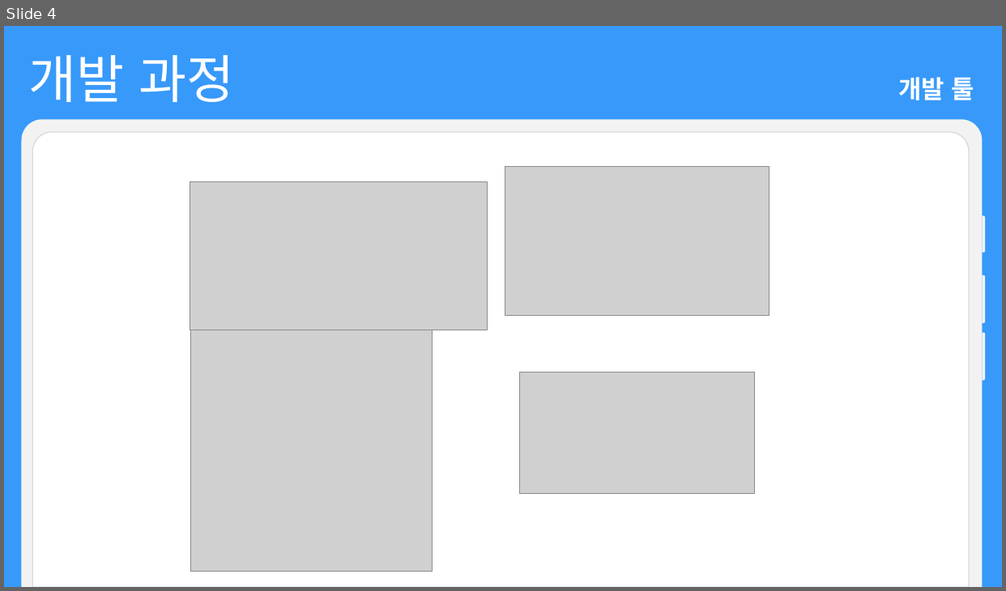
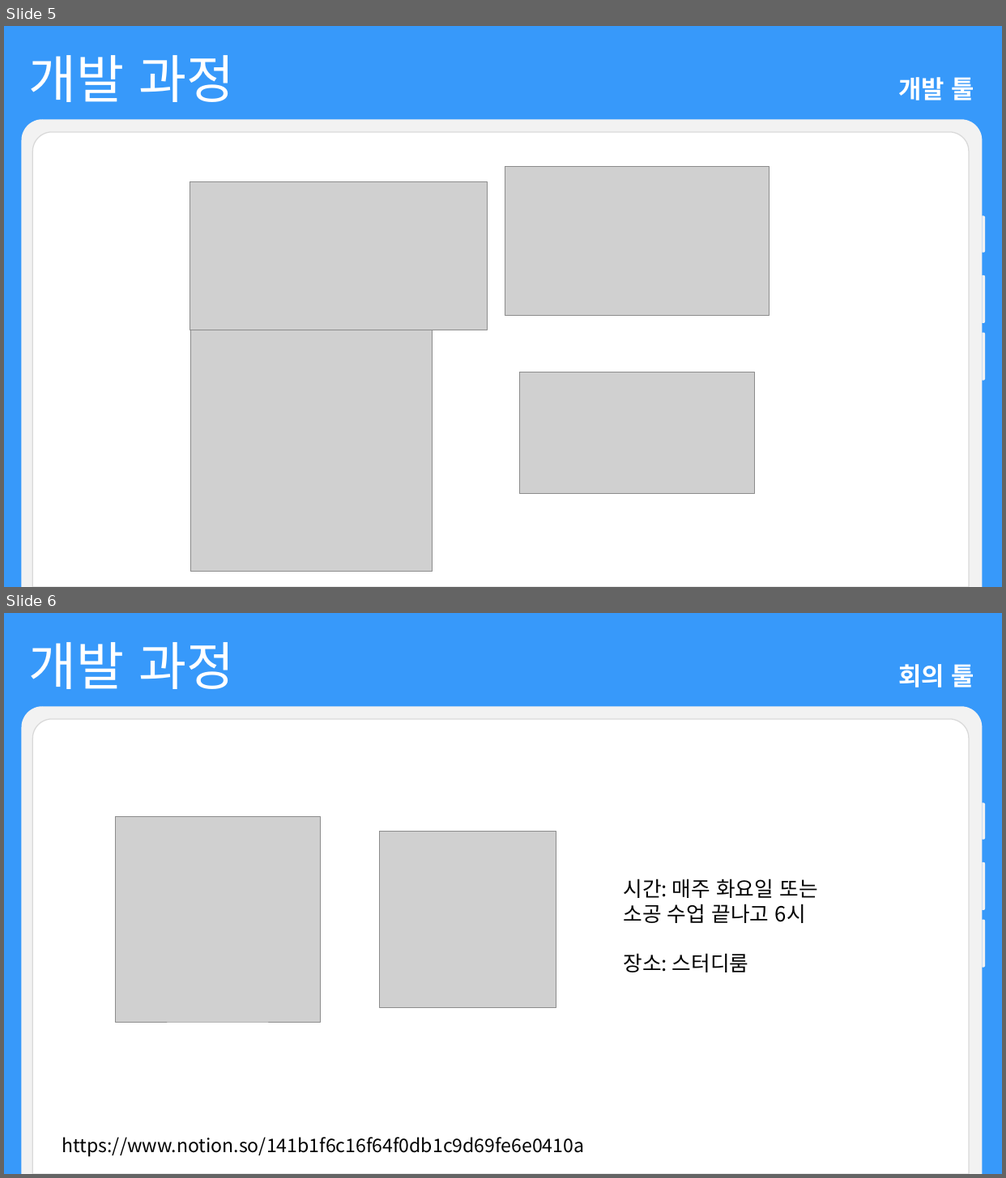
Before and after one commit to choign3123/SE_7, a slide deck: 발표/소프트웨어공학 발표_gn.pptx. Shown one above the other, each under a label of ours: slide 4 before the commit, slides 5 and 6 after it. The pictures are 1006x591 and 1006x1178 pixels, drawn with LibreOffice and Linux fonts; fonts in the diff are those of the drawing; grey boxes stand for pictures. Boxes give left, top, right and bottom in pixels: in the first picture for what was removed or moved away, otherwise in the second. Text is boxed around its words. In the diff, an @@ line names an element or a change of style, - is before the commit and + after.

```diff
--- a/발표/소프트웨어공학 발표_gn.pptx
+++ b/발표/소프트웨어공학 발표_gn.pptx
@@ slide 6 added at [4,613,1002,1174], background #3799FA @@
@@ text added at [29,642,235,689], 50 pt, text #FFFFFF @@
+개발 과정
@@ text added at [899,660,974,692], 24 pt, text #FFFFFF, bold @@
+회의 툴
@@ group added at [21,707,986,1174]: 5 round same rects @@
@@ picture added at [115,817,320,1023] @@
@@ picture added at [380,832,556,1008] @@
@@ text added at [624,879,817,973], 20 pt, text #000000 @@
+시간: 매주 화요일 또는 소공 수업 끝나고 6시
+장소: 스터디룸
@@ text added at [62,1137,585,1157], 18 pt, text #000000 @@
+https://www.notion.so/141b1f6c16f64f0db1c9d69fe6e0410a
@@ what was slide 4 is now slide 5 @@
```
Also in this commit, not shown: 38 slides changed, 19 other slides added, 5 slides removed.
